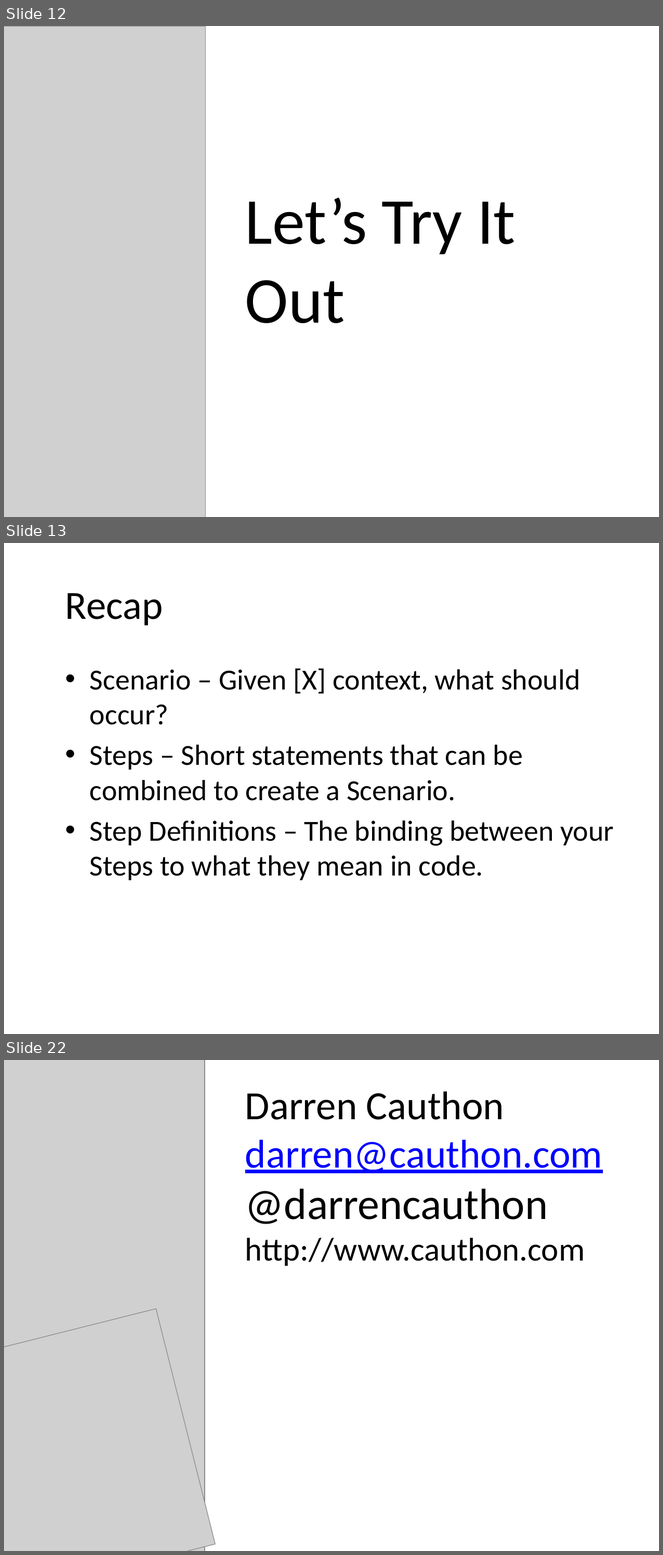
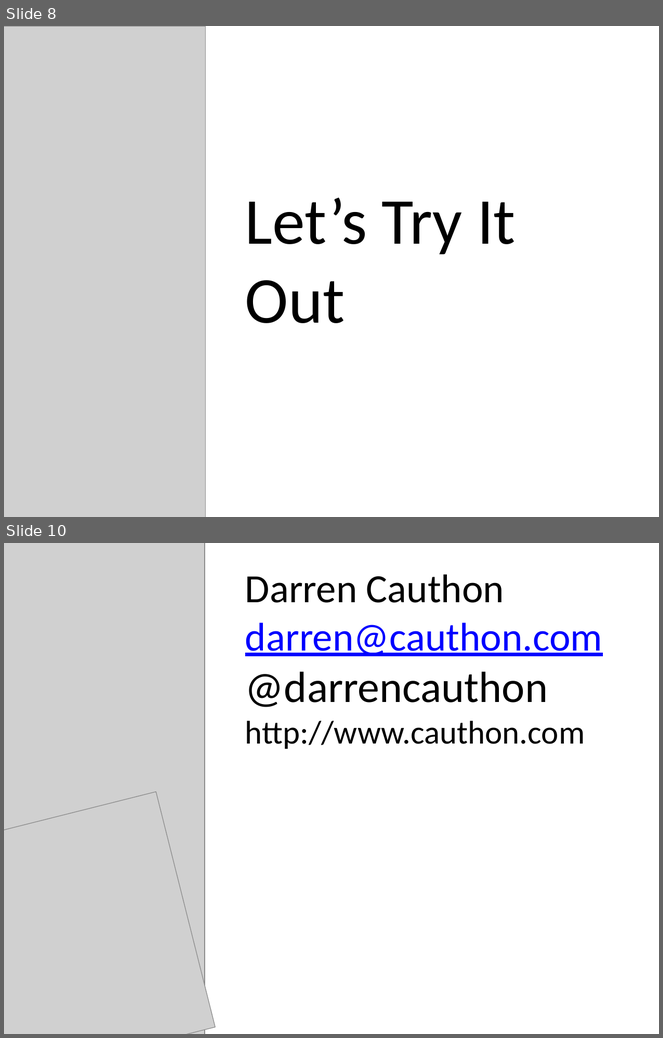
Before and after one commit to darrencauthon/SpecFlow-at-IowaCodeCamp, a slide deck: Outside In With SpecFlow.pptx. Shown one above the other, each under a label of ours: slides 12, 13 and 22 before the commit, slides 8 and 10 after it; the slides between them are not shown. The pictures are 663x1555 and 663x1038 pixels, drawn with LibreOffice and Linux fonts; fonts in the diff are those of the drawing; grey boxes stand for pictures; background and template pictures are left out. Boxes give left, top, right and bottom in pixels: in the first picture for what was removed or moved away, otherwise in the second. Text is boxed around its words. In the diff, an @@ line names an element or a change of style, - is before the commit and + after.

```diff
--- a/Outside In With SpecFlow.pptx
+++ b/Outside In With SpecFlow.pptx
@@ slide 13 removed at [4,543,659,1034], background picture (left out) @@
@@ title removed at [65,593,163,626] @@
-Recap
@@ text removed at [90,668,614,880] @@
-• Scenario – Given [X] context, what should occur?
-• Steps – Short statements that can be combined to create a Scenario.
-• Step Definitions – The binding between your Steps to what they mean in code.
@@ what was slide 12 is now slide 8 @@
@@ what was slide 22 is now slide 10 @@
```
Also in this commit, not shown: 6 slides changed, 11 other slides removed, 1 other file.
